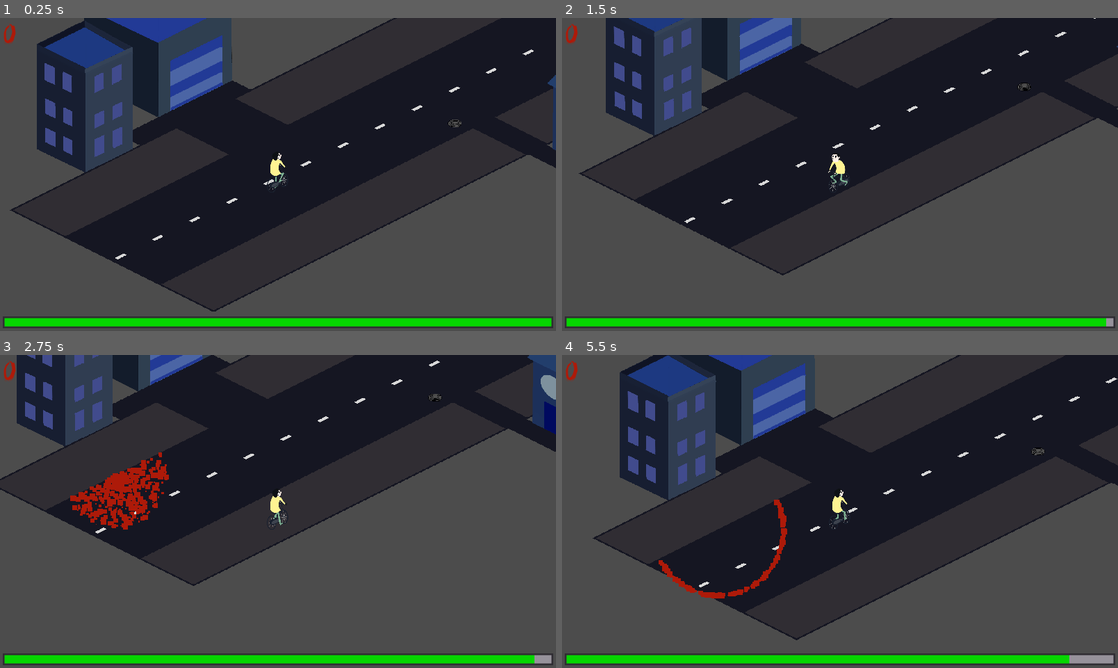
Above: before the commit, frames 1-4 (two rows, left to right).
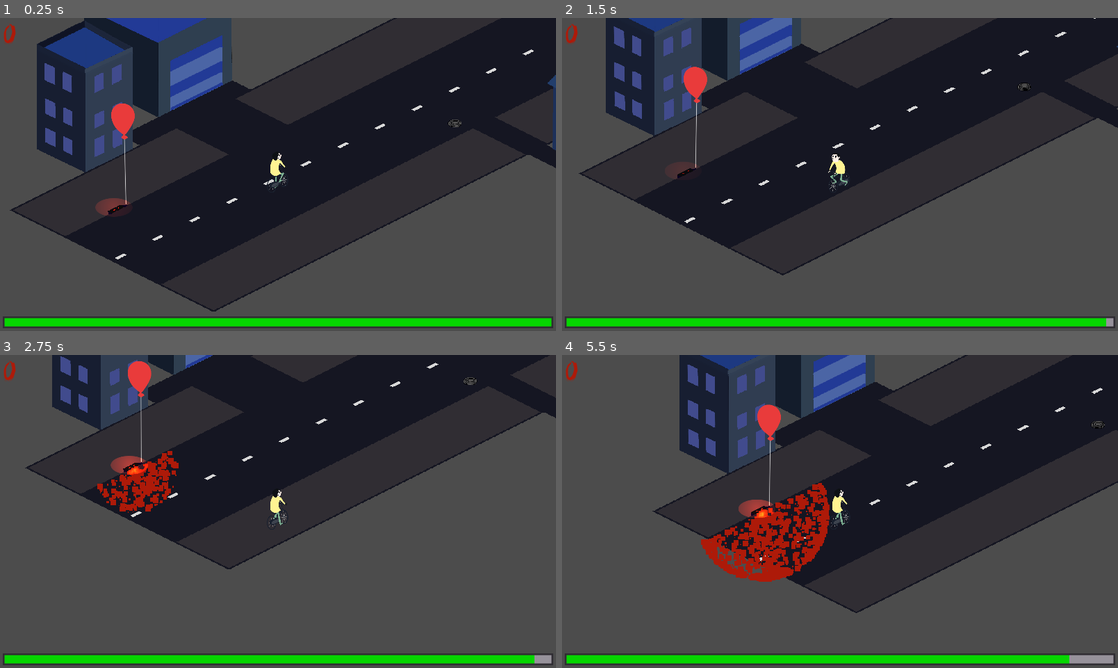
Above: after the commit, the same moments.

Repository: Merliin42/Ludum-Dare-46
Game: Godot game, scene res://Scenes/Main.tscn
Two runs of this game, one before a commit and one after it. Both use one fixed random seed, a clock stepped at 60 frames per second and the inputs below.
Inputs:
- Up to frame 1 (0.25 s): no input
- Up to frame 2 (1.5 s): hold D (ui_right) 0.53-1.28 s; tap Space (ui_accept) at 0.77 s; hold S (speed_down) from 1.28 s (still down)
- Up to frame 3 (2.75 s): tap Space (ui_accept) at 1.52 s; release S (speed_down) at 2.03 s; hold D (ui_right) from 2.03 s (still down)
- Up to frame 4 (5.5 s): release D (ui_right) at 2.78 s; hold Z (speed_up) 2.78-3.53 s; tap Space (ui_accept) at 3.02, 3.77, 4.52 s; hold Q (ui_left) 3.53-5.03 s; hold S (speed_down) from 5.03 s (still down)

The runs differ from the first frame. In frame 1, 0.6% of the frame differs, in the area x 17-25%, y 27-64%; in frame 2, 0.5%; in frame 3, 17%; in frame 4, 28%, in the area x 5-100%, y 0-92%.

Commit message:
Pennywise improvements

Diff:
--- a/Scenes/Map/Map.tscn
+++ b/Scenes/Map/Map.tscn
@@ -77,7 +77,7 @@
 position = Vector2( 13178.7, -5583.96 )
 
 [node name="Pennywise" parent="." instance=ExtResource( 2 )]
-position = Vector2( 1002.07, 2461.52 )
+position = Vector2( 728, 2320 )
 
 [node name="Colision" type="StaticBody2D" parent="."]
 
--- a/Scenes/Map/Pennywise.tscn
+++ b/Scenes/Map/Pennywise.tscn
@@ -1,11 +1,59 @@
-[gd_scene load_steps=5 format=2]
+[gd_scene load_steps=18 format=2]
 
 [ext_resource path="res://Assets/Sounds/bone_crush.wav" type="AudioStream" id=1]
 [ext_resource path="res://Scripts/Map/Pennywise.gd" type="Script" id=2]
 [ext_resource path="res://Scenes/Particles/Blood2.tscn" type="PackedScene" id=3]
+[ext_resource path="res://Assets/Pennywise/Eyes/pennywise_open.png" type="Texture" id=4]
+[ext_resource path="res://Assets/Pennywise/Eyes/pennywise_close.png" type="Texture" id=5]
+[ext_resource path="res://Assets/Pennywise/Eyes/light.png" type="Texture" id=6]
+[ext_resource path="res://Assets/Pennywise/Balloon/ballon 4.png" type="Texture" id=7]
+[ext_resource path="res://Assets/Pennywise/Balloon/ballon 6.png" type="Texture" id=8]
+[ext_resource path="res://Assets/Pennywise/Balloon/ballon 2.png" type="Texture" id=9]
+[ext_resource path="res://Assets/Pennywise/Balloon/ballon 5.png" type="Texture" id=10]
+[ext_resource path="res://Assets/Pennywise/Balloon/ballon 7.png" type="Texture" id=11]
+[ext_resource path="res://Assets/Pennywise/Balloon/ballon 8.png" type="Texture" id=12]
+[ext_resource path="res://Assets/Pennywise/Balloon/ballon 1.png" type="Texture" id=13]
+[ext_resource path="res://Assets/Pennywise/Balloon/ballon 3.png" type="Texture" id=14]
 
 [sub_resource type="RectangleShape2D" id=1]
 extents = Vector2( 480, 64 )
+
+[sub_resource type="SpriteFrames" id=3]
+animations = [ {
+"frames": [ ExtResource( 13 ), ExtResource( 9 ), ExtResource( 14 ), ExtResource( 7 ), ExtResource( 10 ), ExtResource( 8 ), ExtResource( 11 ), ExtResource( 12 ) ],
+"loop": true,
+"name": "balloon",
+"speed": 10.0
+} ]
+
+[sub_resource type="Animation" id=2]
+resource_name = "eyes"
+length = 3.0
+loop = true
+tracks/0/type = "value"
+tracks/0/path = NodePath("Eyes:modulate")
+tracks/0/interp = 1
+tracks/0/loop_wrap = true
+tracks/0/imported = false
+tracks/0/enabled = true
+tracks/0/keys = {
+"times": PoolRealArray( 0, 1, 2 ),
+"transitions": PoolRealArray( 1, 1, 1 ),
+"update": 0,
+"values": [ Color( 1, 1, 1, 1 ), Color( 1, 1, 1, 0 ), Color( 1, 1, 1, 1 ) ]
+}
+tracks/1/type = "value"
+tracks/1/path = NodePath("Eyes/Light2D:energy")
+tracks/1/interp = 1
+tracks/1/loop_wrap = true
+tracks/1/imported = false
+tracks/1/enabled = true
+tracks/1/keys = {
+"times": PoolRealArray( 0, 1, 2 ),
+"transitions": PoolRealArray( 1, 1, 1 ),
+"update": 0,
+"values": [ 2.0, 0.0, 2.0 ]
+}
 
 [node name="Pennywise" type="Area2D"]
 collision_layer = 8
@@ -13,12 +61,34 @@
 script = ExtResource( 2 )
 
 [node name="CollisionShape2D" type="CollisionShape2D" parent="."]
+position = Vector2( 128, 128 )
 rotation = 0.698132
 shape = SubResource( 1 )
 
 [node name="Sound" type="AudioStreamPlayer2D" parent="."]
 stream = ExtResource( 1 )
 
+[node name="Gutter" type="Sprite" parent="."]
+texture = ExtResource( 5 )
+
+[node name="Eyes" type="Sprite" parent="."]
+texture = ExtResource( 4 )
+
+[node name="Light2D" type="Light2D" parent="Eyes"]
+position = Vector2( 16, 8 )
+texture = ExtResource( 6 )
+color = Color( 0.682353, 0.105882, 0.0392157, 1 )
+energy = 2.0
+
 [node name="Blood2" parent="." instance=ExtResource( 3 )]
-position = Vector2( -184, -120 )
-[connection signal="body_entered" from="." to="." method="_on_Pennywise_body_entered"]
+position = Vector2( 32, 56 )
+
+[node name="AnimatedSprite" type="AnimatedSprite" parent="."]
+position = Vector2( 80, -168 )
+frames = SubResource( 3 )
+animation = "balloon"
+playing = true
+
+[node name="AnimationPlayer" type="AnimationPlayer" parent="."]
+anims/eyes = SubResource( 2 )
+[connection signal="area_entered" from="." to="." method="_on_Pennywise_area_entered"]
--- a/Scripts/Map/Pennywise.gd
+++ b/Scripts/Map/Pennywise.gd
@@ -1,5 +1,8 @@
 extends Area2D
 
-func _on_Pennywise_body_entered(body):
+func _ready():
+	$AnimationPlayer.play("eyes")
+
+func _on_Pennywise_area_entered(area):
 	$Sound.play()
 	$Blood2.emitting = true
--- /dev/null
+++ b/Scripts/PlayerVariables.gd
@@ -0,0 +1,3 @@
+extends Node
+
+var time_played = 0
--- a/project.godot
+++ b/project.godot
@@ -18,6 +18,10 @@
 config/name="Ludum Dare 46"
 run/main_scene="res://Scenes/Main.tscn"
 config/icon="res://icon.png"
+
+[autoload]
+
+PlayerVariables="*res://Scripts/PlayerVariables.gd"
 
 [display]
 
Binary file added: Assets/Pennywise/Balloon/ballon 1.png
Not shown, added: Assets/Pennywise/Balloon/ballon 1.png.import
Binary file added: Assets/Pennywise/Balloon/ballon 2.png
Not shown, added: Assets/Pennywise/Balloon/ballon 2.png.import
Binary file added: Assets/Pennywise/Balloon/ballon 3.png
Not shown, added: Assets/Pennywise/Balloon/ballon 3.png.import
Binary file added: Assets/Pennywise/Balloon/ballon 4.png
Not shown, added: Assets/Pennywise/Balloon/ballon 4.png.import
Binary file added: Assets/Pennywise/Balloon/ballon 5.png
Not shown, added: Assets/Pennywise/Balloon/ballon 5.png.import
Binary file added: Assets/Pennywise/Balloon/ballon 6.png
Not shown, added: Assets/Pennywise/Balloon/ballon 6.png.import
(and 10 more such lines)
